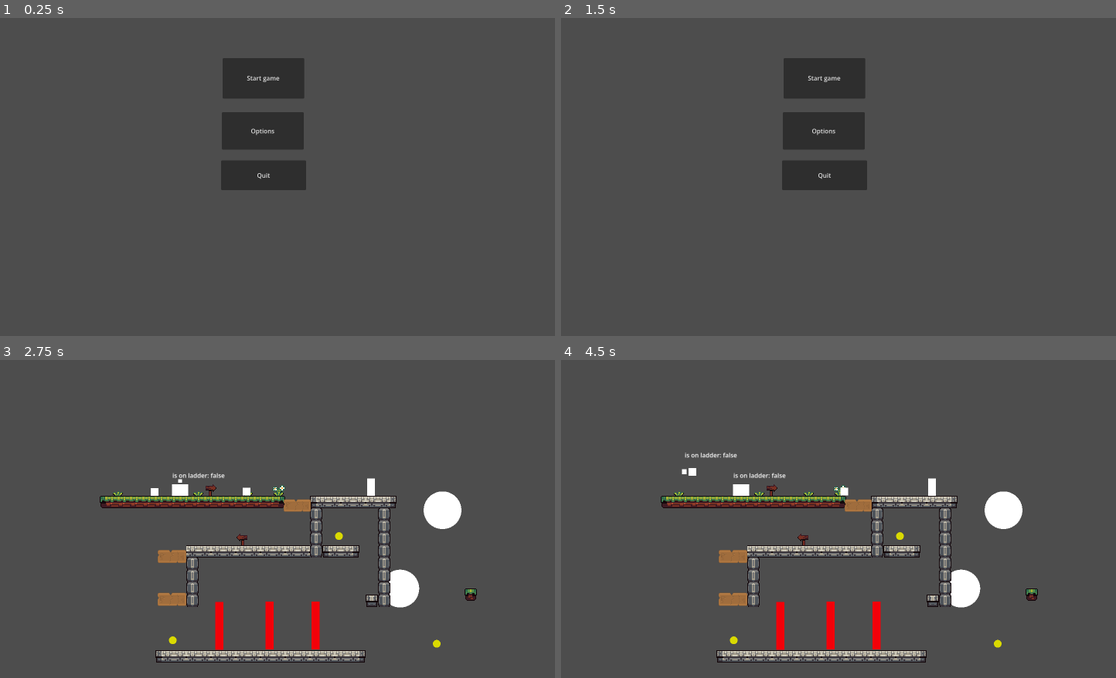
Above: before the commit, frames 1-4 (two rows, left to right).
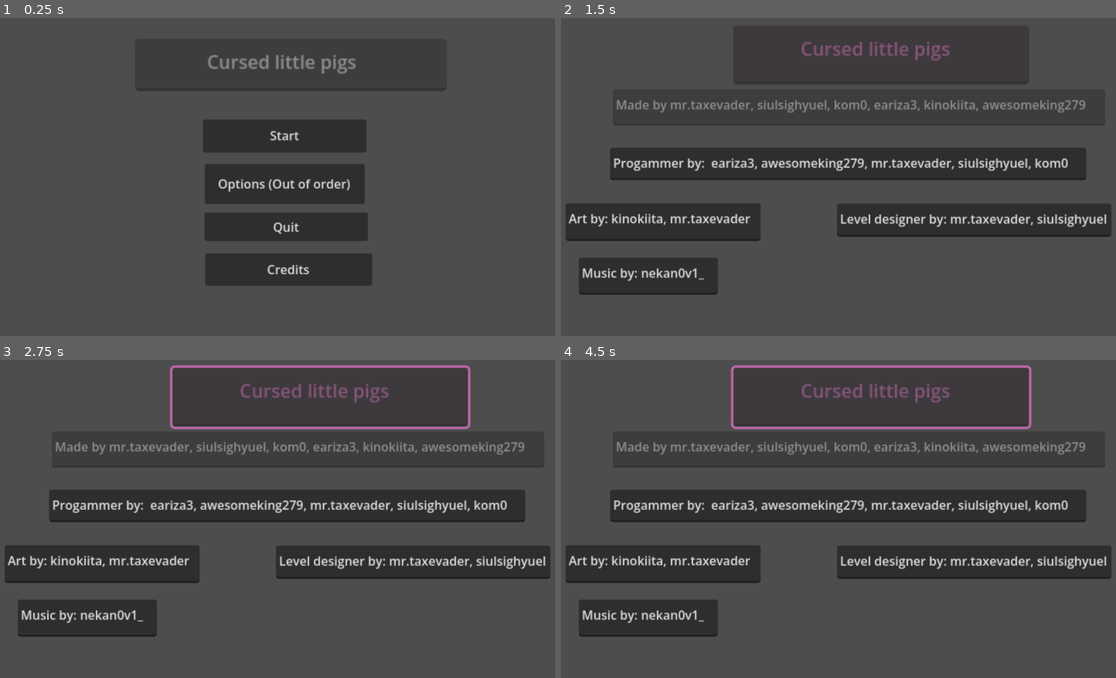
Above: after the commit, the same moments.

Repository: sighyuel/The-Cursed-Little-Pigs
Game: Godot game, scene res://MainMeun.tscn
Two runs of this game, one before a commit and one after it. Both use one fixed random seed, a clock stepped at 60 frames per second and the inputs below. This scene is started directly instead of the project's main scene.
Inputs (mouse positions are in pixels of both pictures, inside the frame that each line leads up to):
- Up to frame 1 (0.25 s): no input
- Up to frame 2 (1.5 s): click "Options" (after the commit: "Options (Out of order)") at 0.5 s; click (849, 269) at 1.25 s, where only the run after the commit has a clickable "Credits"
- Up to frame 3 (2.75 s): click (260, 420) at 2 s, where only the run before the commit has a clickable "Start game"
- Up to frame 4 (4.5 s): hold C (Right Bumper) 2.78-4.28 s; tap Space (A) at 2.85, 3.8, 4.35 s; tap Up (ui_up) at 3.02, 3.77 s; tap Z (B) at 3.05, 3.6 s; hold Left (ui_left) from 4.28 s (still down)

The runs differ from the first frame. In frame 1, 11% of the frame differs, in the area x 24-81%, y 11-85%; in frame 2, 22%; in frame 3, 26%; in frame 4, 26%, in the area x 0-100%, y 1-96%.

Commit message:
Credit and Start screen
Credits a little messy but good for now

Diff:
--- a/test-project/MainMeun.gd
+++ b/test-project/MainMeun.gd
@@ -1,7 +1,7 @@
 extends Node2D
 
 
-#
+
 
 
 # Called every frame. 'delta' is the elapsed time since the previous frame.
@@ -18,3 +18,8 @@
 
 func _on_quit_pressed() -> void:
 	get_tree().quit()
+
+
+
+func _on_button_pressed() -> void:
+	get_tree().change_scene_to_file("res://credit_screen.tscn")
--- a/test-project/MainMeun.tscn
+++ b/test-project/MainMeun.tscn
@@ -13,29 +13,54 @@
 
 [node name="Start" type="Button" parent="Button_manager" unique_id=64433444]
 layout_mode = 0
-offset_left = 606.0
-offset_top = 122.0
-offset_right = 817.34827
-offset_bottom = 226.84338
-text = "Start game"
+offset_left = 555.0
+offset_top = 281.0
+offset_right = 766.5
+offset_bottom = 323.84338
+scale = Vector2(2, 2)
+text = "Start
+"
 
 [node name="Options" type="Button" parent="Button_manager" unique_id=625667630]
 layout_mode = 0
-offset_left = 604.0
-offset_top = 262.0
-offset_right = 816.0
-offset_bottom = 359.0625
-text = "Options"
+offset_left = 560.0
+offset_top = 396.0
+offset_right = 767.0
+offset_bottom = 448.0
+scale = Vector2(2, 2)
+text = "Options (Out of order)"
 
 [node name="Quit" type="Button" parent="Button_manager" unique_id=1855586134]
 layout_mode = 0
-offset_left = 602.0
-offset_top = 387.0
-offset_right = 822.0
-offset_bottom = 464.0
+offset_left = 559.0
+offset_top = 522.0
+offset_right = 770.5
+offset_bottom = 559.0
+scale = Vector2(2, 2)
 text = "Quit
+"
+
+[node name="TextEdit" type="TextEdit" parent="Button_manager" unique_id=1553584227]
+layout_mode = 0
+offset_left = 379.0
+offset_top = 72.0
+offset_right = 648.0
+offset_bottom = 117.333336
+scale = Vector2(3, 3)
+text = "              Cursed little pigs"
+editable = false
+
+[node name="Button" type="Button" parent="Button_manager" unique_id=297037759]
+layout_mode = 0
+offset_left = 561.0
+offset_top = 628.0
+offset_right = 777.0
+offset_bottom = 670.0
+scale = Vector2(2, 2)
+text = "Credits
 "
 
 [connection signal="pressed" from="Button_manager/Start" to="." method="_on_start_pressed"]
 [connection signal="pressed" from="Button_manager/Options" to="." method="_on_options_pressed"]
 [connection signal="pressed" from="Button_manager/Quit" to="." method="_on_quit_pressed"]
+[connection signal="pressed" from="Button_manager/Button" to="." method="_on_button_pressed"]
--- /dev/null
+++ b/test-project/credit_screen.tscn
@@ -0,0 +1,107 @@
+[gd_scene format=3 uid="uid://cmetcyxen21hs"]
+
+[sub_resource type="Animation" id="Animation_40x5x"]
+resource_name = "Move title"
+length = 5.0
+step = 1.0
+tracks/0/type = "value"
+tracks/0/imported = false
+tracks/0/enabled = true
+tracks/0/path = NodePath(".:position")
+tracks/0/interp = 1
+tracks/0/loop_wrap = true
+tracks/0/keys = {
+"times": PackedFloat32Array(0, 5),
+"transitions": PackedFloat32Array(1, 1),
+"update": 0,
+"values": [Vector2(476, 900), Vector2(476, -200)]
+}
+
+[sub_resource type="Animation" id="Animation_vyy4h"]
+length = 0.001
+tracks/0/type = "value"
+tracks/0/imported = false
+tracks/0/enabled = true
+tracks/0/path = NodePath(".:position")
+tracks/0/interp = 1
+tracks/0/loop_wrap = true
+tracks/0/keys = {
+"times": PackedFloat32Array(0),
+"transitions": PackedFloat32Array(1),
+"update": 0,
+"values": [Vector2(476, 38)]
+}
+
+[sub_resource type="AnimationLibrary" id="AnimationLibrary_1gugr"]
+_data = {
+&"Move title": SubResource("Animation_40x5x"),
+&"RESET": SubResource("Animation_vyy4h")
+}
+
+[node name="Credit Screen" type="Node2D" unique_id=301742647]
+
+[node name="Credit movement" type="Control" parent="." unique_id=1157682995]
+layout_mode = 3
+anchors_preset = 0
+offset_right = 40.0
+offset_bottom = 40.0
+
+[node name="Title" type="TextEdit" parent="Credit movement" unique_id=926427043]
+modulate = Color(0.9369487, 0.50937665, 0.8365897, 1)
+layout_mode = 0
+offset_left = 476.0
+offset_top = 38.0
+offset_right = 731.0
+offset_bottom = 89.00061
+scale = Vector2(3, 3)
+text = "             Cursed little pigs"
+editable = false
+
+[node name="AnimationPlayer" type="AnimationPlayer" parent="Credit movement/Title" unique_id=207361255]
+libraries/ = SubResource("AnimationLibrary_1gugr")
+
+[node name="Main credits" type="TextEdit" parent="Credit movement" unique_id=1102665684]
+layout_mode = 0
+offset_left = 164.0
+offset_top = 203.0
+offset_right = 801.0
+offset_bottom = 250.0
+scale = Vector2(2, 2)
+text = "Made by mr.taxevader, siulsighyuel, kom0, eariza3, kinokiita, awesomeking279"
+editable = false
+
+[node name="Progammer" type="TextEdit" parent="Credit movement" unique_id=858486659]
+layout_mode = 0
+offset_left = 157.0
+offset_top = 354.0
+offset_right = 773.0
+offset_bottom = 396.0
+scale = Vector2(2, 2)
+text = "Progammer by:  eariza3, awesomeking279, mr.taxevader, siulsighyuel, kom0"
+
+[node name="Artist" type="TextEdit" parent="Credit movement" unique_id=360561047]
+layout_mode = 0
+offset_left = 42.0
+offset_top = 498.0
+offset_right = 294.27155
+offset_bottom = 546.95624
+scale = Vector2(2, 2)
+text = "Art by: kinokiita, mr.taxevader"
+
+[node name="Level desginer" type="TextEdit" parent="Credit movement" unique_id=1193245774]
+layout_mode = 0
+offset_left = 744.0
+offset_top = 499.0
+offset_right = 1099.0
+offset_bottom = 542.0
+scale = Vector2(2, 2)
+text = "Level designer by: mr.taxevader, siulsighyuel"
+
+[node name="Music" type="TextEdit" parent="Credit movement" unique_id=1079682085]
+layout_mode = 0
+offset_left = 76.0
+offset_top = 639.0
+offset_right = 256.0
+offset_bottom = 687.0
+scale = Vector2(2, 2)
+text = "Music by: nekan0v1_"
